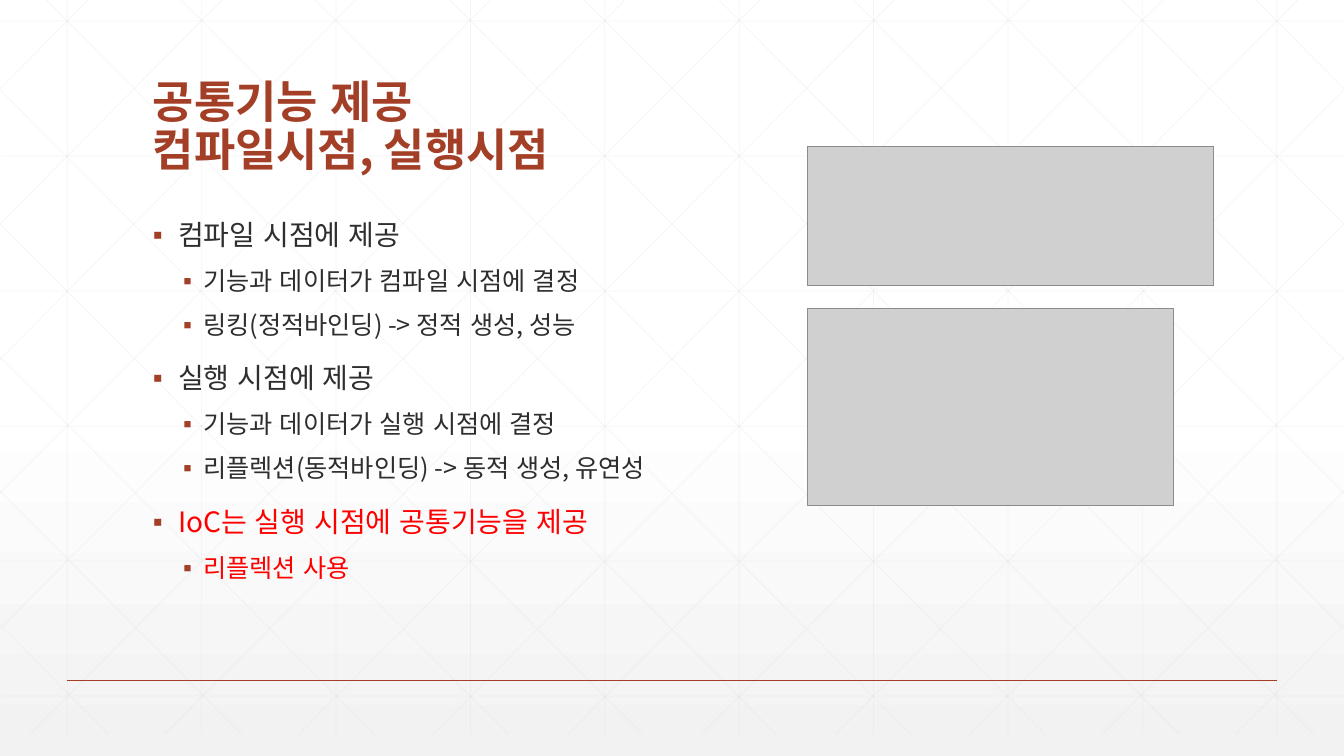
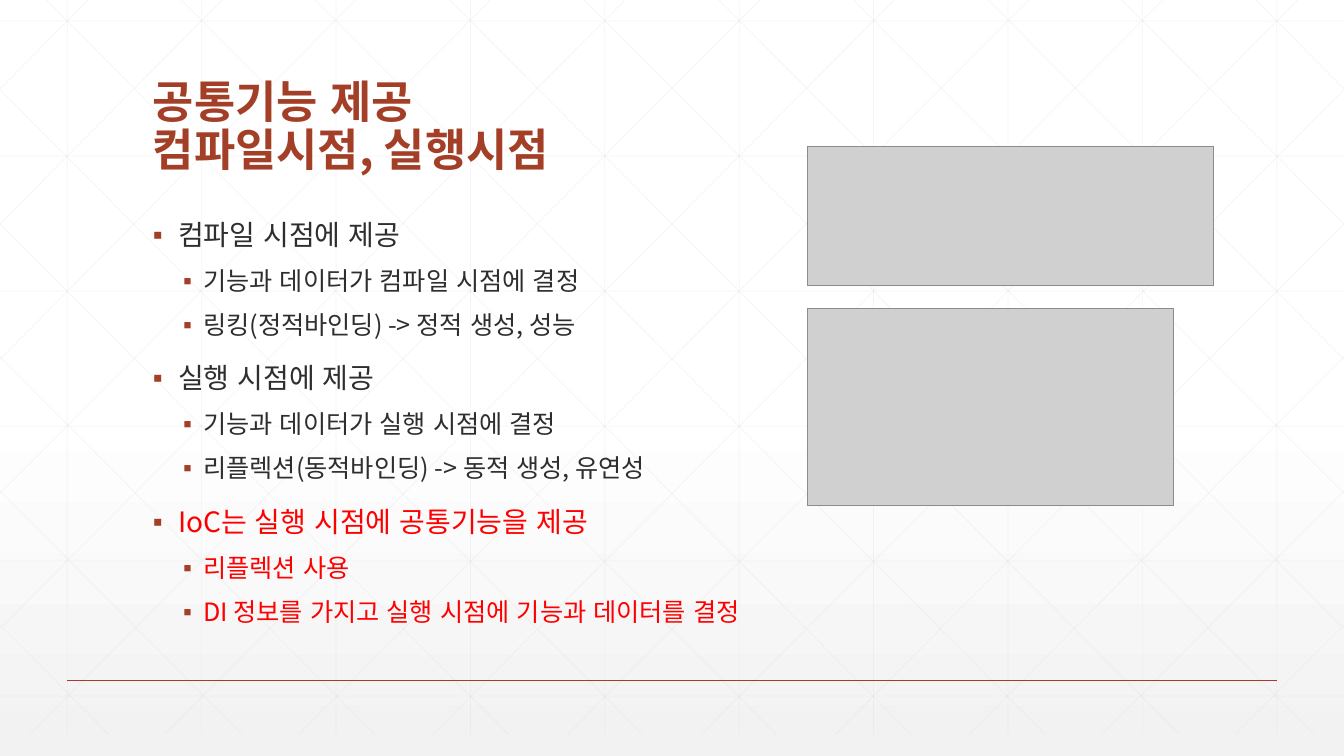
Before and after one commit to zeroshift01/code5, a slide deck: slide 8 of inflearn04/doc/4.서비스 로직을 재사용할 수 있는 IoC 와 DI 를 구현합니다.pptx. Drawn at 1344x756 pixels with LibreOffice and Linux fonts; fonts in the diff are those of the drawing; grey boxes stand for pictures. Boxes give left, top, right and bottom in pixels: in the first picture for what was removed or moved away, otherwise in the second. Text is boxed around its words. In the diff, an @@ line names an element or a change of style, - is before the commit and + after.

```diff
--- a/inflearn04/doc/4.서비스 로직을 재사용할 수 있는 IoC 와 DI 를 구현합니다.pptx
+++ b/inflearn04/doc/4.서비스 로직을 재사용할 수 있는 IoC 와 DI 를 구현합니다.pptx
@@ text at box(203, 600, 739, 623): paragraph added @@
+  ▪ DI 정보를 가지고 실행 시점에 기능과 데이터를 결정
```
Also in this commit, not shown: 7 other slides changed, 12 other files.
